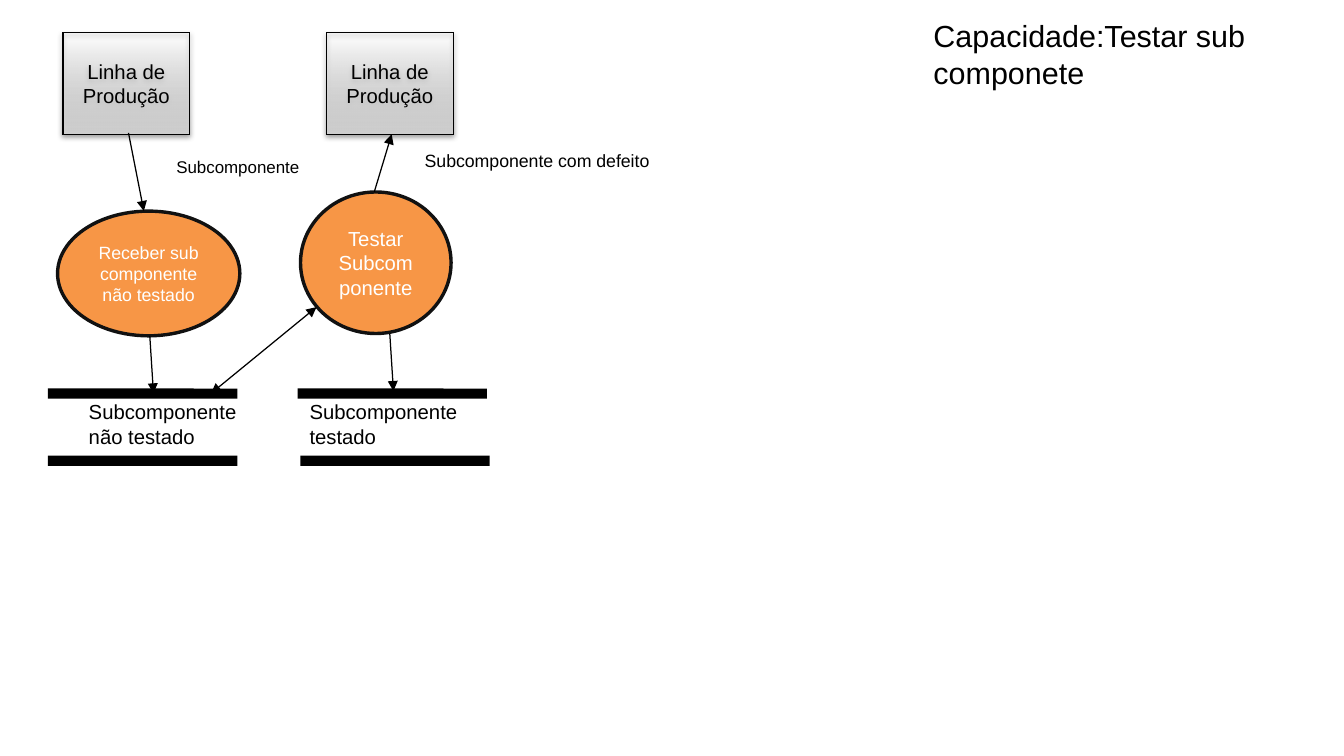
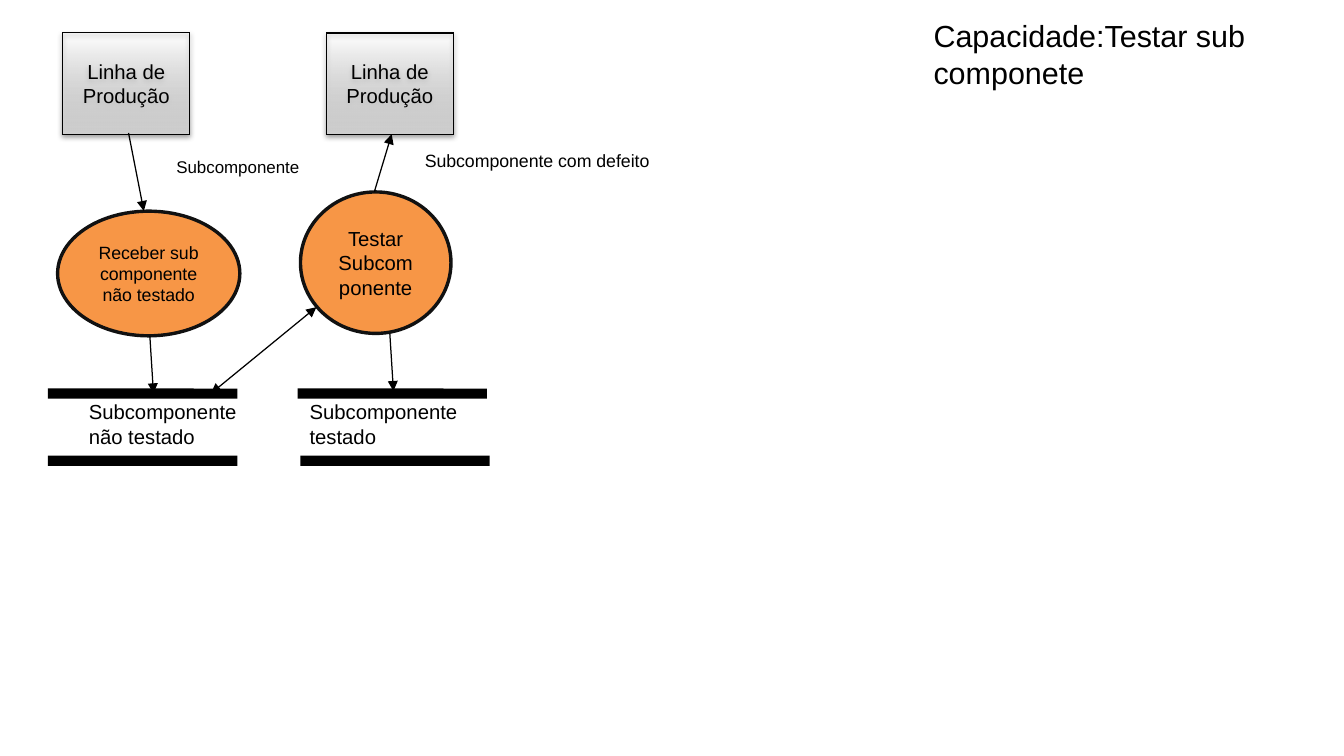
Before and after one commit to lmoraesImpacta/OPE, a slide deck: slide 3 of Artefatos/16-DFD Essencial para cada capacidade.pptx. Drawn at 1344x756 pixels with LibreOffice and Linux fonts; fonts in the diff are those of the drawing. Boxes give left, top, right and bottom in pixels: in the first picture for what was removed or moved away, otherwise in the second. Text is boxed around its words. In the diff, an @@ line names an element or a change of style, - is before the commit and + after.

```diff
--- a/Artefatos/16-DFD Essencial para cada capacidade.pptx
+++ b/Artefatos/16-DFD Essencial para cada capacidade.pptx
@@ ellipse "Testar Subcomponente" at [300,191,450,333]: text colour #FFFFFF to #000000 @@
@@ ellipse "Receber sub componente não testado" at [57,211,239,335]: text colour #FFFFFF to #000000 @@
```
Also in this commit, not shown: 6 other slides changed, 3 other files.
